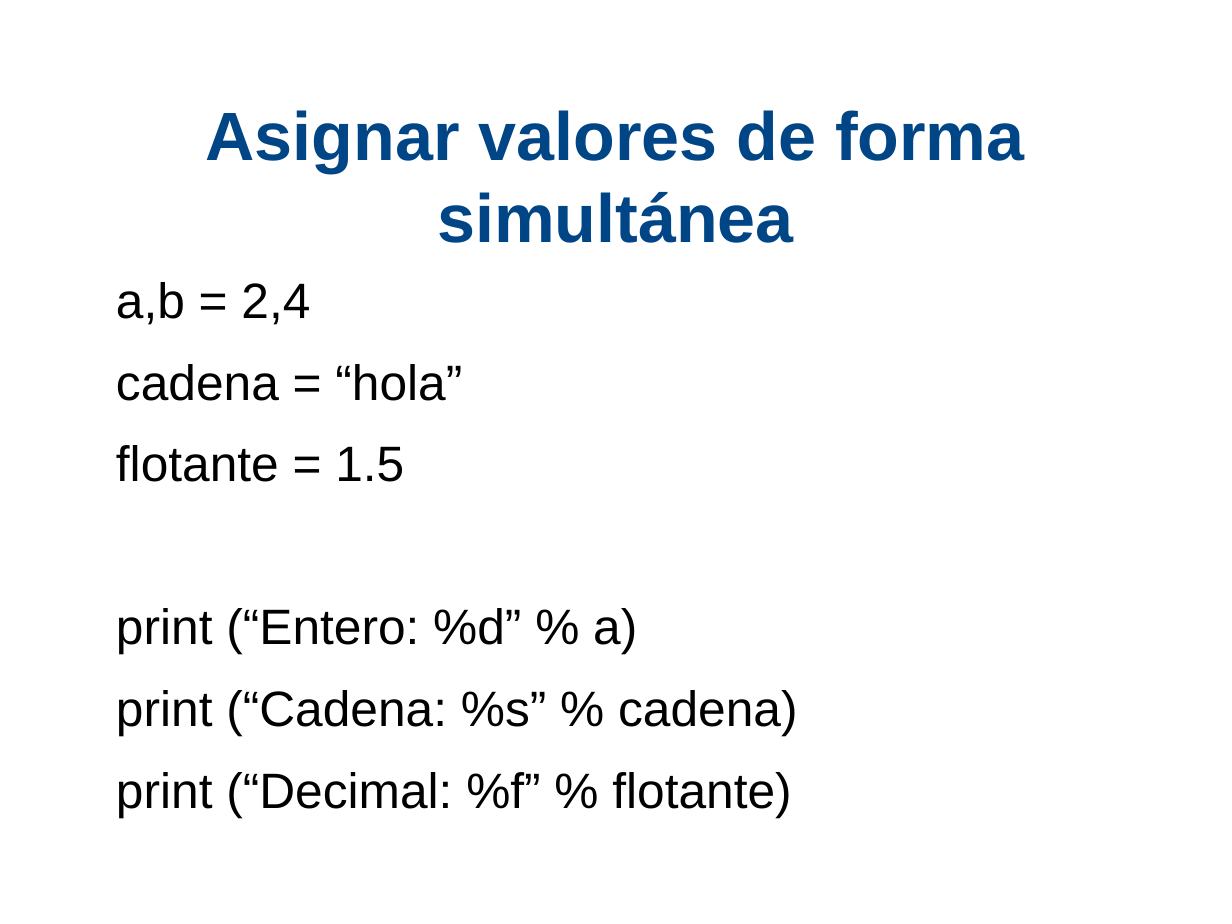
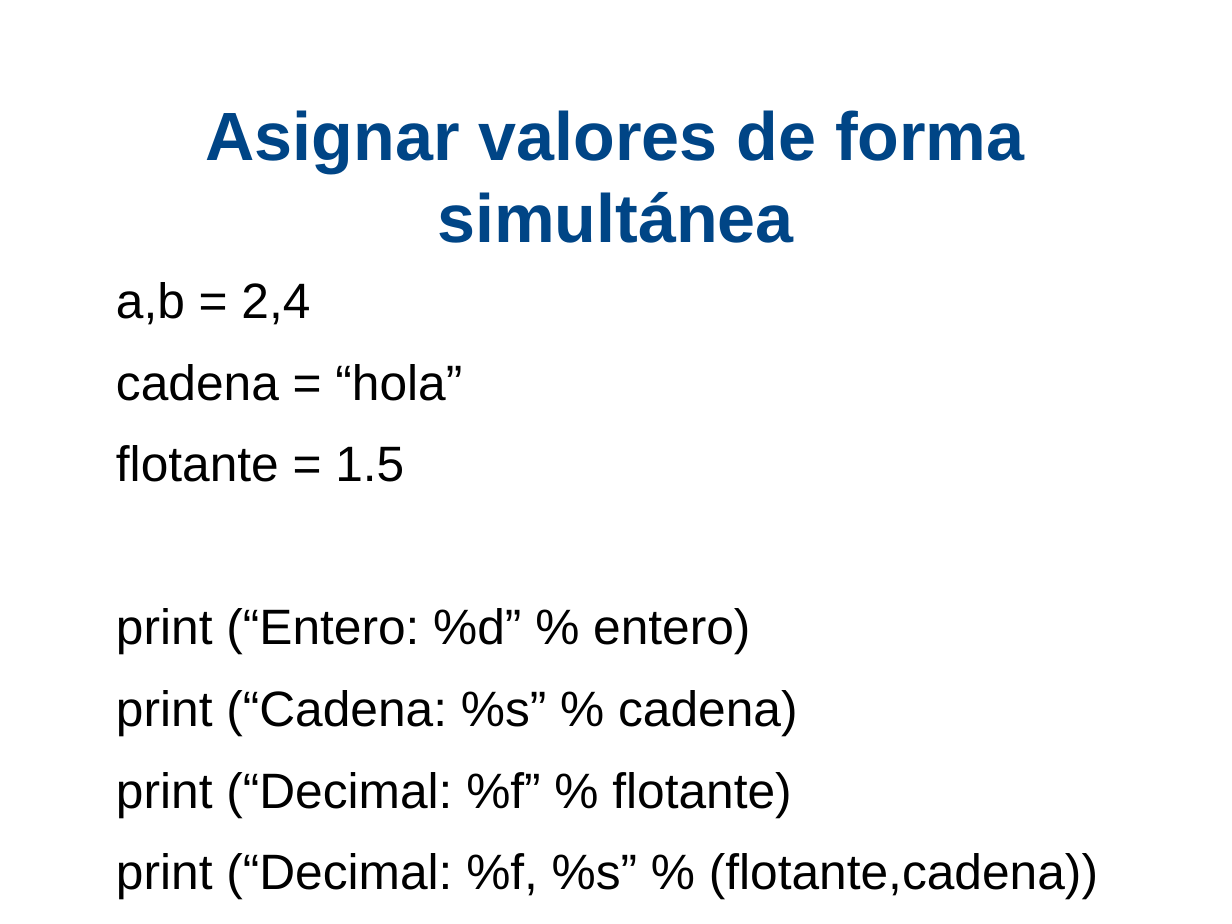
Before and after one commit to xDavidPM/Taller-Python, a slide deck: slide 10 of Python diapositiva.odp (slide 9 before the commit). Drawn at 1232x924 pixels with LibreOffice and Linux fonts; fonts in the diff are those of the drawing; background and template pictures are left out. Boxes give left, top, right and bottom in pixels: in the first picture for what was removed or moved away, otherwise in the second. Text is boxed around its words. In the diff, an @@ line names an element or a change of style, - is before the commit and + after.

```diff
--- a/Python diapositiva.odp
+++ b/Python diapositiva.odp
@@ text at bbox=[116, 608, 750, 654]: text changed @@
-print (“Entero: %d” % a)
+print (“Entero: %d” % entero)
@@ text at bbox=[116, 853, 1098, 899]: paragraph added @@
+print (“Decimal: %f, %s” % (flotante,cadena))
```
Also in this commit, not shown: 4 other slides changed, 6 slides added, 1 slide removed, 1 other file.
